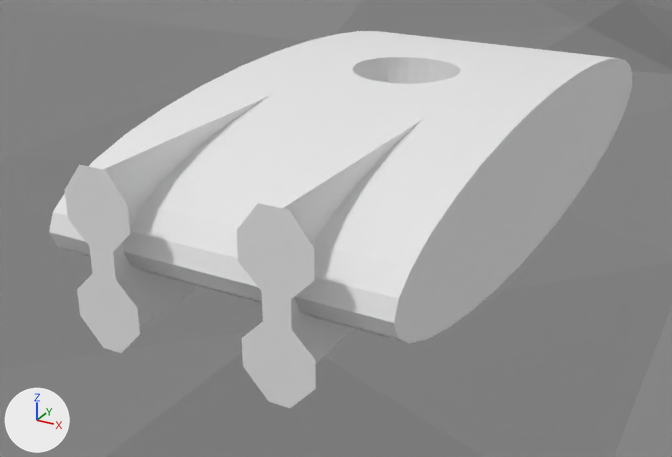
A saved change to the Blender file ship.blend.
Before and after are seen from a 50 mm lens placed at (4.9, -11.2, 4.0), pointed at (-0.5, -1.2, -1.0). The axes (+X, +Y, +Z) are drawn at lower left. The lights are the same throughout.

Objects in the first picture: 'Floor_surface', 'Left_engine', 'Right_engine', 'Ship'.
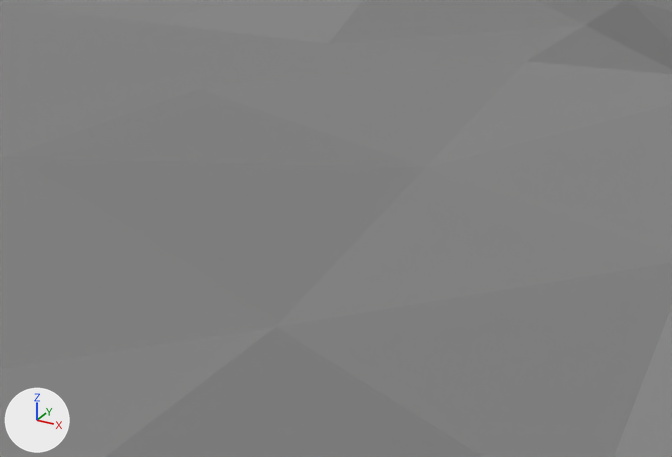
Pixel boxes [x1, y1, x2, y2] of what changed, in the pictures (672 x 457 px):
'Ship', hidden: before [49, 31, 632, 365]
'Right_engine', hidden: before [237, 203, 316, 408]
'Left_engine', hidden: before [65, 165, 140, 353]

The change in detail:
Object 'Ship' (ob_ship) is now hidden.
Object 'Right_engine' (ob_right_engine) is now hidden.
Object 'Left_engine' (ob_left_engine) is now hidden.
